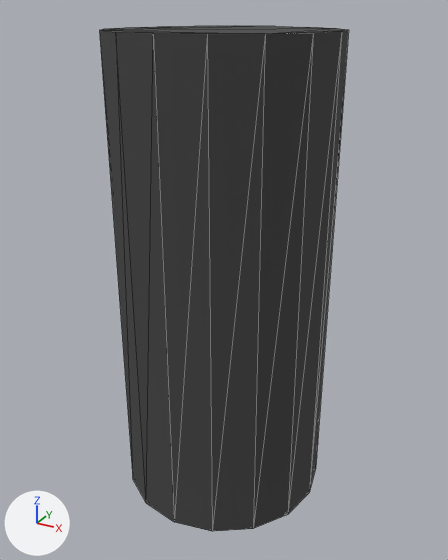
The OBJ model src/main/resources/assets/integralphysics/models/block/copper_extender.obj, before and after one commit.
Rendered twice from a camera (50 mm lens) standing at (0.763, -0.978, 0.46) and looking at (0.5, -0.5, 0.221). Lighting does not change. The marker at lower left points along +X, +Y and +Z. Mesh edges are drawn as thin lines. Where no turn or scale is listed for an object, it has been applied to the vertices.
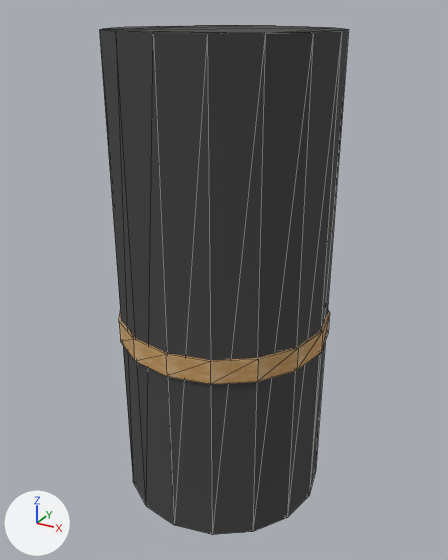
Boxes [x1, y1, x2, y2] around the edits, measured in the pictures (448 x 560 px; the box of a moved part takes in the faces that stretch with it):
'Cylinder', surface changed, recoloured, mesh rescaled
    before: [99, 26, 348, 531]
    after: [99, 25, 349, 535]
'Cylinder.002', added (brown)
    after: [119, 311, 330, 384]
part 1 of me_cylinder, moved or reshaped
    before: [99, 30, 348, 531]
    after: [99, 29, 349, 535]

Diff of the bpy script that builds the scene:
```diff
--- a/src/main/resources/assets/integralphysics/models/block/copper_extender.obj.py
+++ b/src/main/resources/assets/integralphysics/models/block/copper_extender.obj.py
@@ mat_none_cable_insulation_png @@
 mat_none_cable_insulation_png = principled_material('None_cable_insulation.png')
-mat_none_cable_insulation_png.texture = img_cable_insulation
+mat_none_cable_insulation_png.texture = img_cable_copper
 mat_none_cable_insulation_png.roughness = 1.0
@@ mat_none_cable_insulation_png_integralphysics_cable_insulation @@
+mat_none_cable_insulation_png_integralphysics_cable_insulation = principled_material('None_cable_insulation.png_integralphysics:cable_insulation')
+mat_none_cable_insulation_png_integralphysics_cable_insulation.texture = img_cable_insulation
+mat_none_cable_insulation_png_integralphysics_cable_insulation.roughness = 1.0
@@ me_cylinder @@
 me_cylinder.from_pydata(...)  # 64 vertices, 124 faces; spans x 0.4..0.6, y -0.6..-0.4, z 0.004..0.444
 # used by ob_cylinder; location = (0.0, 0.0, 0.0)
-me_cylinder.materials.append(mat_none_cable_insulation_png)  # picture img_cable_insulation
+# me_cylinder part 1: the whole mesh is scaled about its middle by (1, 1, 1.01), then moved by (0.0, 0.0, -0.002)
+me_cylinder.materials.append(mat_none_cable_insulation_png_integralphysics_cable_insulation)  # picture img_cable_insulation
@@ me_cylinder_002 @@
+me_cylinder_002.from_pydata(...)  # 64 vertices, 124 faces; spans x 0.398..0.602, y -0.602..-0.398, z 0.17..0.192
+me_cylinder_002.materials.append(mat_none_cable_insulation_png)  # picture img_cable_copper
@@ ob_cylinder_002 @@
+ob_cylinder_002 = bpy.data.objects.new('Cylinder.002', me_cylinder_002)
+ob_cylinder_002.location = (0.0, 0.0, 0.0)
```
